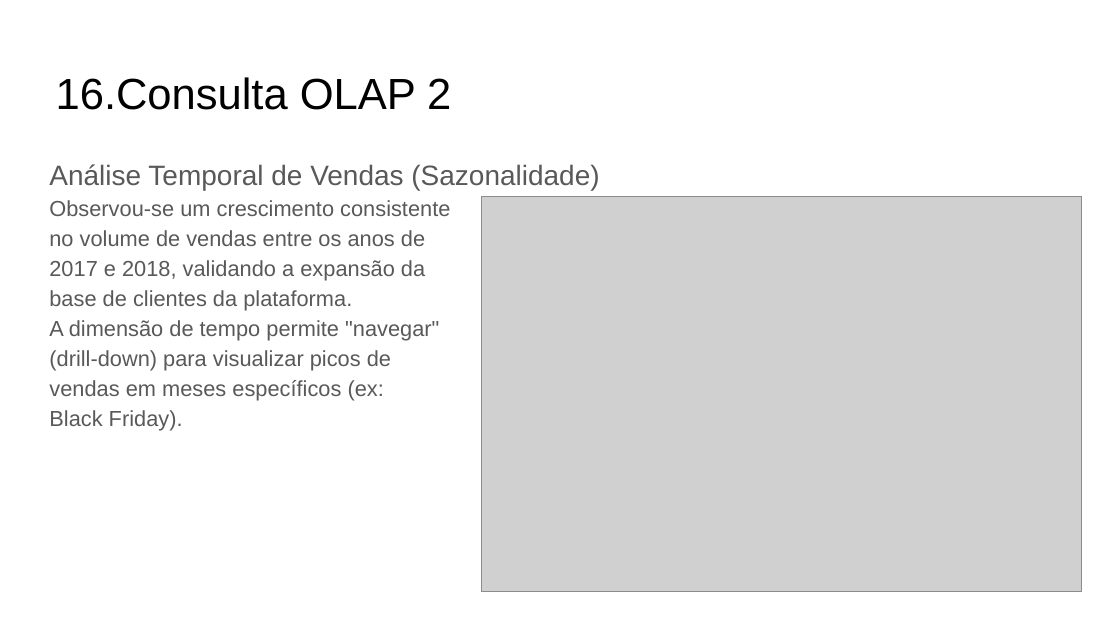
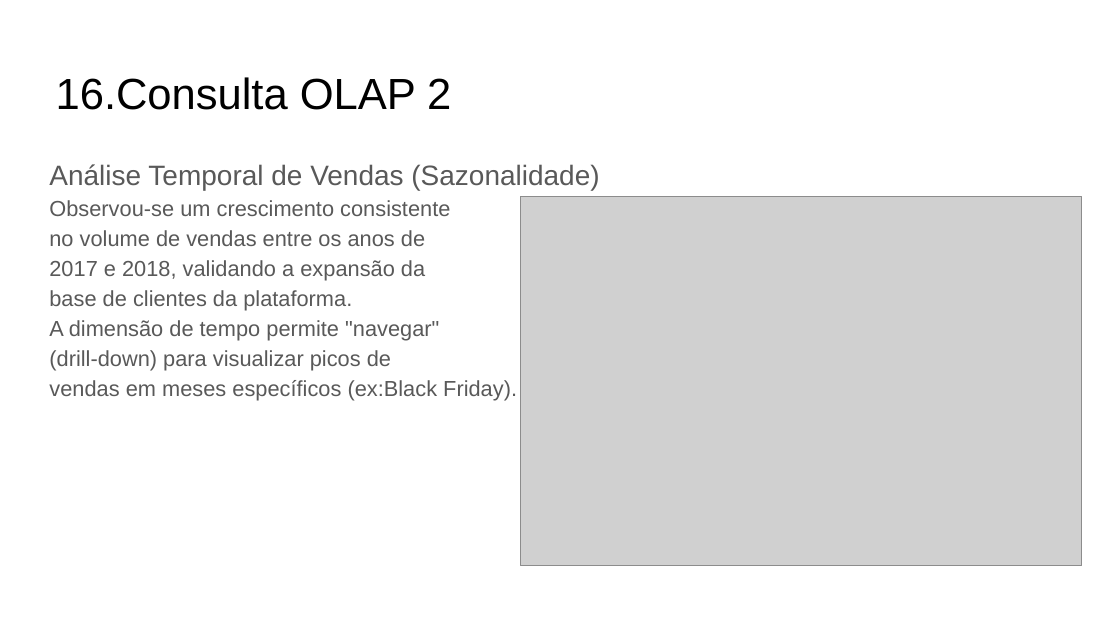
Before and after one commit to ytalocristian/data-mart-olist, a slide deck: slide 32 of Docs/Apresentação.pptx. Drawn at 1120x630 pixels with LibreOffice and Linux fonts; fonts in the diff are those of the drawing; grey boxes stand for pictures. Boxes give left, top, right and bottom in pixels: in the first picture for what was removed or moved away, otherwise in the second. Text is boxed around its words. In the diff, an @@ line names an element or a change of style, - is before the commit and + after.

```diff
--- a/Docs/Apresentação.pptx
+++ b/Docs/Apresentação.pptx
@@ picture: place and size @@
-picture at bbox=[482, 196, 1082, 591]
+picture at bbox=[521, 196, 1082, 566]
@@ text at bbox=[49, 380, 517, 401]: text changed @@
-vendas em meses específicos (ex:
-Black Friday).
+vendas em meses específicos (ex:Black Friday).
```
Also in this commit, not shown: 1 other slide changed, 1 slide added, 2 other files.
